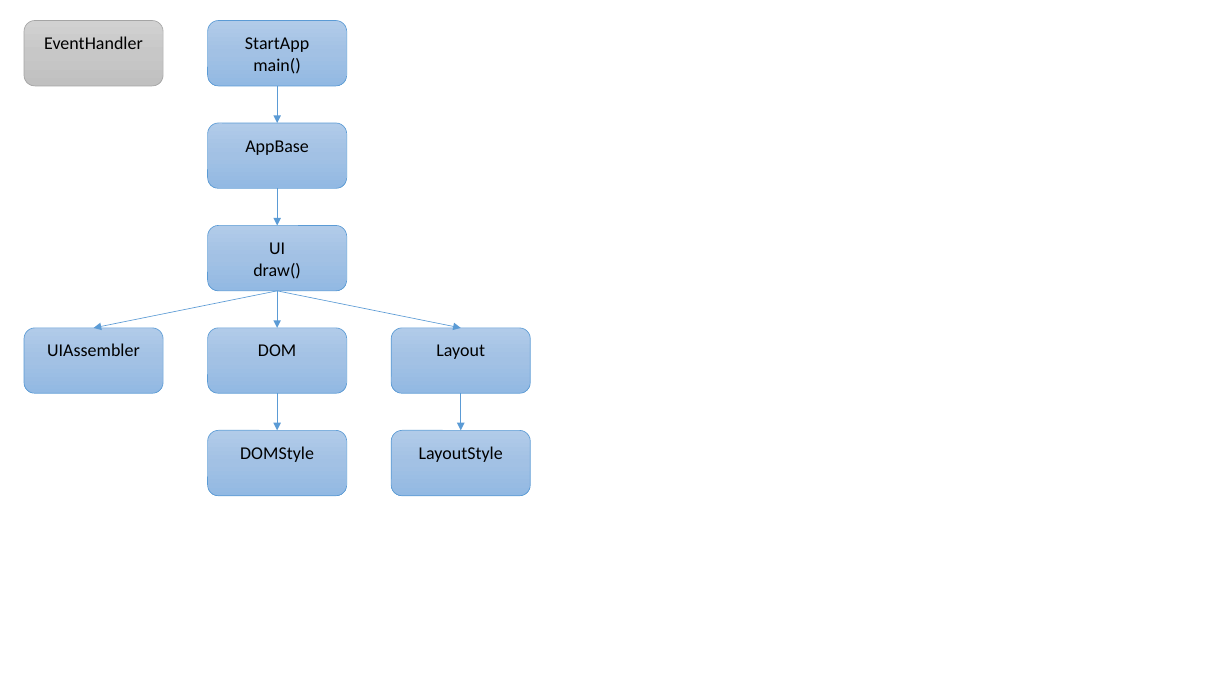
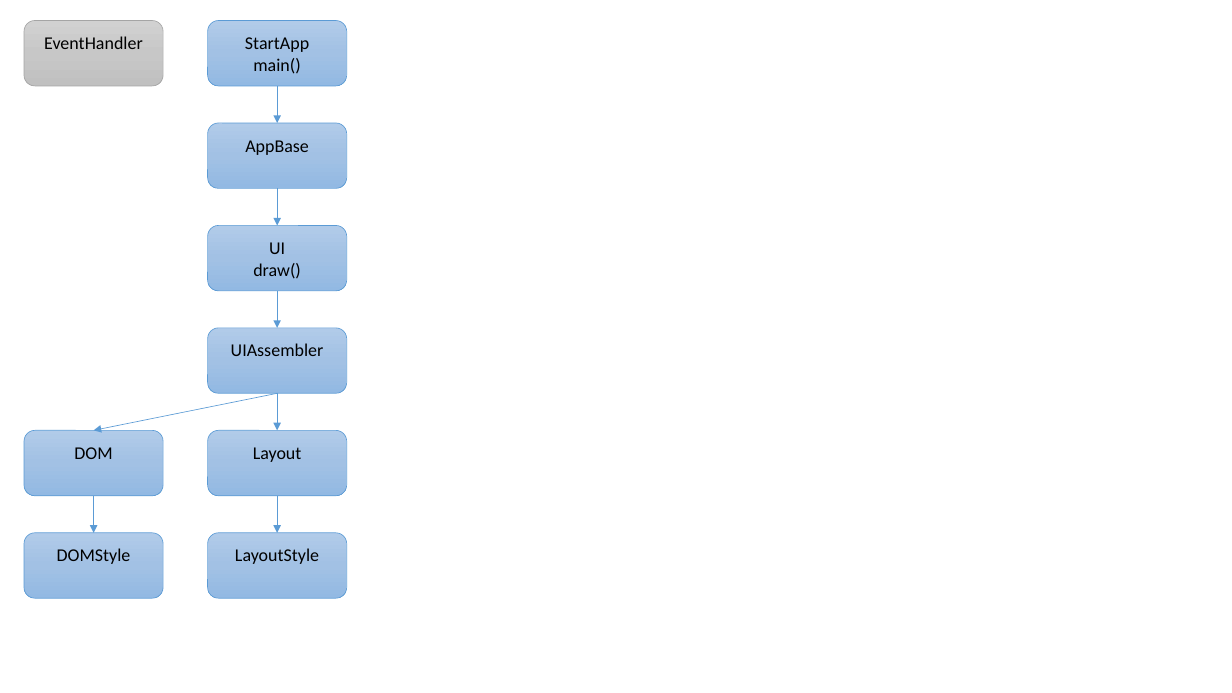
Before and after one commit to syunta/Sort-Algorithm, a slide deck: slide 1 of クラス図.pptx. Drawn at 1232x693 pixels with LibreOffice and Linux fonts; fonts in the diff are those of the drawing. Boxes give left, top, right and bottom in pixels: in the first picture for what was removed or moved away, otherwise in the second. Text is boxed around its words. In the diff, an @@ line names an element or a change of style, - is before the commit and + after.

Commit message:
UIとUIAssemblerの関連を変更

```diff
--- a/クラス図.pptx
+++ b/クラス図.pptx
@@ arrow removed from (277, 291) to (461, 328) @@
@@ rounded rectangle "UIAssembler": place and size @@
-rounded rectangle "UIAssembler" at (24,328,164,394)
+rounded rectangle "UIAssembler" at (208,328,348,394)
@@ arrow moved from (277, 291) - (93, 328) to (277, 394) - (93, 431) @@
@@ rounded rectangle "DOM": place and size @@
-rounded rectangle "DOM" at (208,328,348,394)
+rounded rectangle "DOM" at (24,431,164,496)
@@ rounded rectangle "Layout": place and size @@
-rounded rectangle "Layout" at (391,328,531,394)
+rounded rectangle "Layout" at (208,431,348,496)
@@ arrow added from (93, 496) to (93, 533), #5B9BD5 0.5 pt @@
@@ 2 rounded rectangles, 1 arrow: place and size @@
-2 rounded rectangles, 1 arrow at (208,394,531,496)
+2 rounded rectangles, 1 arrow at (24,496,348,599)
```
